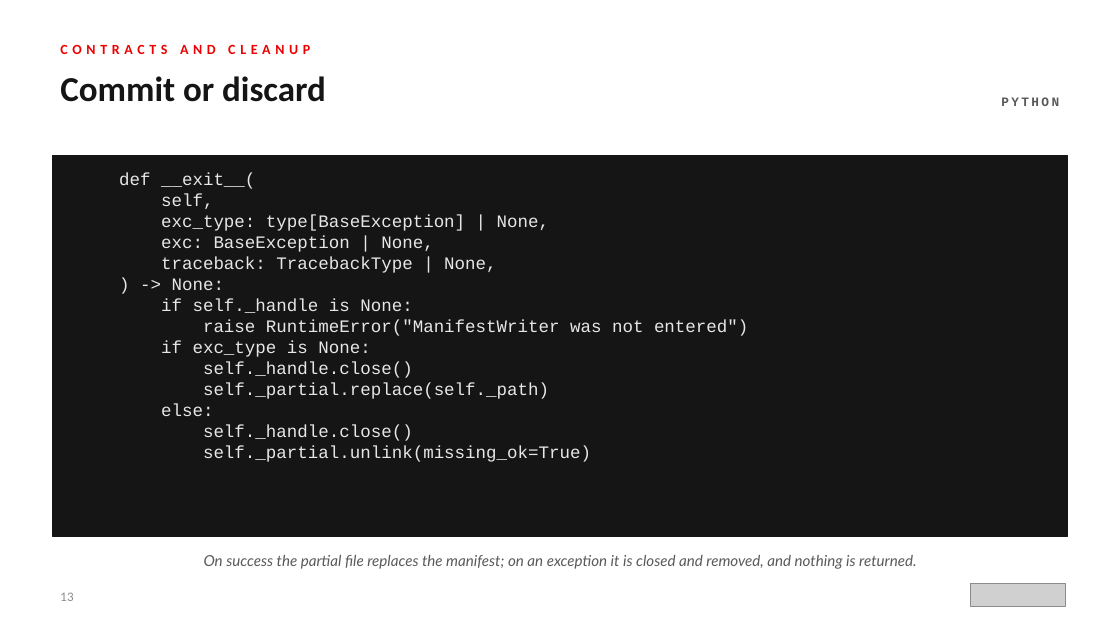
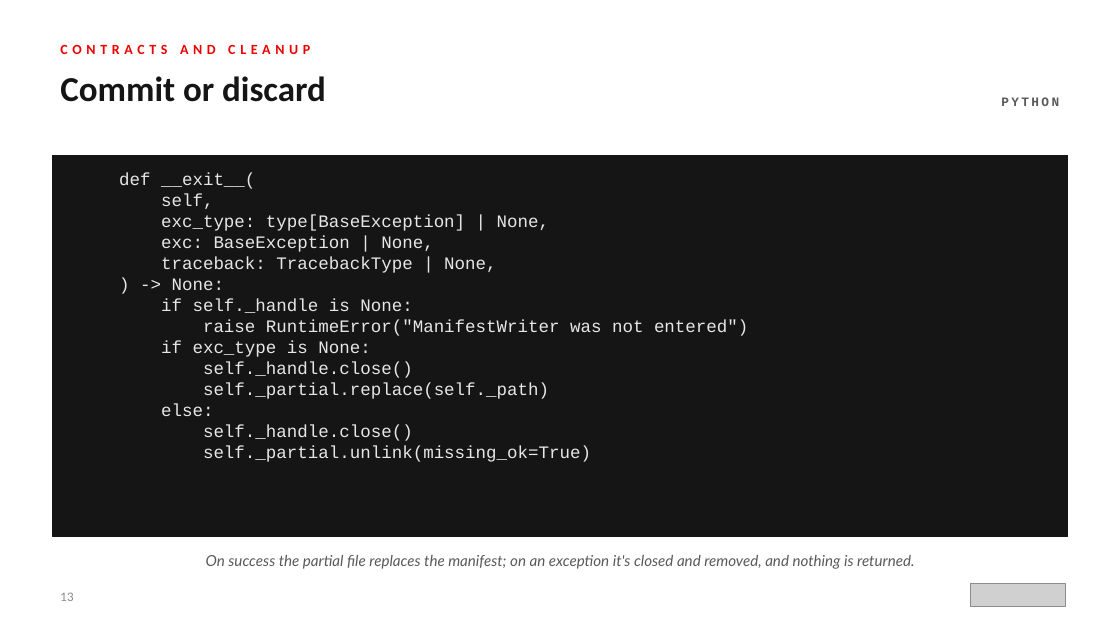
Before and after one commit to patterncatalyst/design-patterns-with-python, a slide deck: slide 13 of presentation/design-patterns-with-python-201-idiomatic-python.pptx. Drawn at 1120x630 pixels with LibreOffice and Linux fonts; fonts in the diff are those of the drawing; grey boxes stand for pictures. Boxes give left, top, right and bottom in pixels: in the first picture for what was removed or moved away, otherwise in the second. Text is boxed around its words. In the diff, an @@ line names an element or a change of style, - is before the commit and + after.

```diff
--- a/presentation/design-patterns-with-python-201-idiomatic-python.pptx
+++ b/presentation/design-patterns-with-python-201-idiomatic-python.pptx
@@ text at box(206, 555, 914, 569): text changed @@
-On success the partial file replaces the manifest; on an exception it is closed and removed, and nothing is returned.
+On success the partial file replaces the manifest; on an exception it's closed and removed, and nothing is returned.
```
Also in this commit, not shown: 4 other slides changed, 13 other files.
